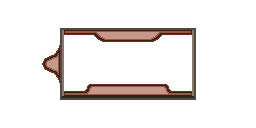
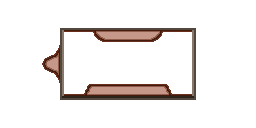
The second 256×128 image is a revision of the first. Changes to its layers:
painted on "Layer 7" over box(64, 31, 192, 96)
